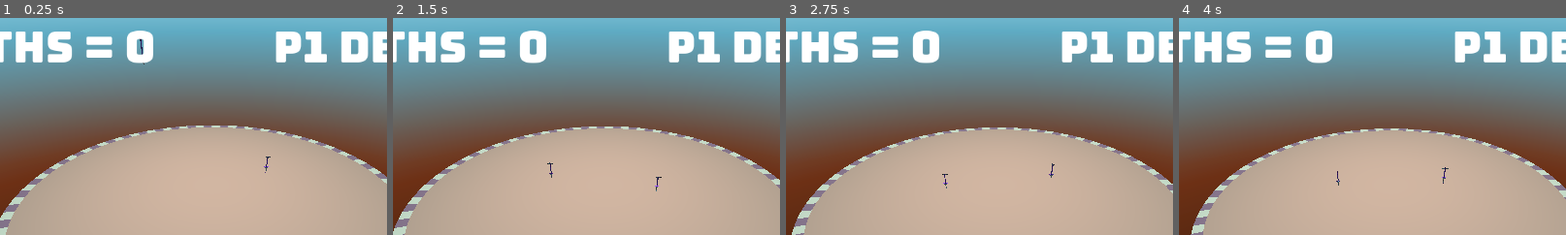
Above: before the commit, frames 1-4 (left to right).
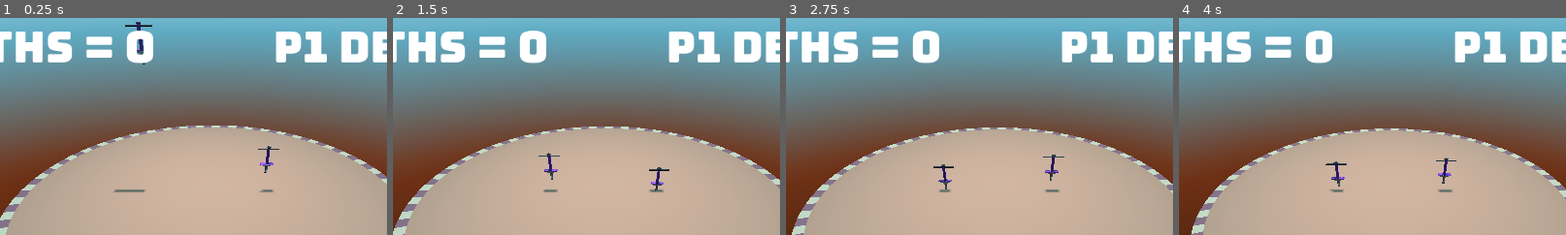
Above: after the commit, the same moments.

Repository: proximadams/Lucky-Erik-Alex-Jam-2025
Game: Godot game, scene res://World.tscn
Two runs of this game, one before a commit and one after it. Both use one fixed random seed, a clock stepped at 60 frames per second and the inputs below. Sound files missing from this copy of the repository are replaced by a short silence.
Inputs:
- Up to frame 1 (0.25 s): no input
- Up to frame 2 (1.5 s): no input
- Up to frame 3 (2.75 s): no input
- Up to frame 4 (4 s): no input
The pictures show only the part of the screen within x 23-73%, y 0-50%; the shares and areas given below are measured in that part.

The runs differ from the first frame. In frame 1, 0.5% of the frame differs, in the area x 29-73%, y 1-81%; in frame 2, 0.4%; in frame 3, 0.4%; in frame 4, 0.4%.

Commit message:
change size of pogo sticks

Diff:
--- a/Player/player.tscn
+++ b/Player/player.tscn
@@ -85,7 +85,7 @@
 }
 
 [node name="SM_PogoStickPurple" parent="." instance=ExtResource("7_hanhp")]
-transform = Transform3D(-4.37114e-08, 0, 1, 0, 1, 0, -1, 0, -4.37114e-08, 0, 0, 0)
+transform = Transform3D(-1.31134e-07, 0, 3, 0, 1.5, 0, -3, 0, -1.31134e-07, 0, 0, 0)
 
 [node name="pogo_01_low" parent="SM_PogoStickPurple/pogo_low" index="0"]
 surface_material_override/0 = ExtResource("8_66mpi")
